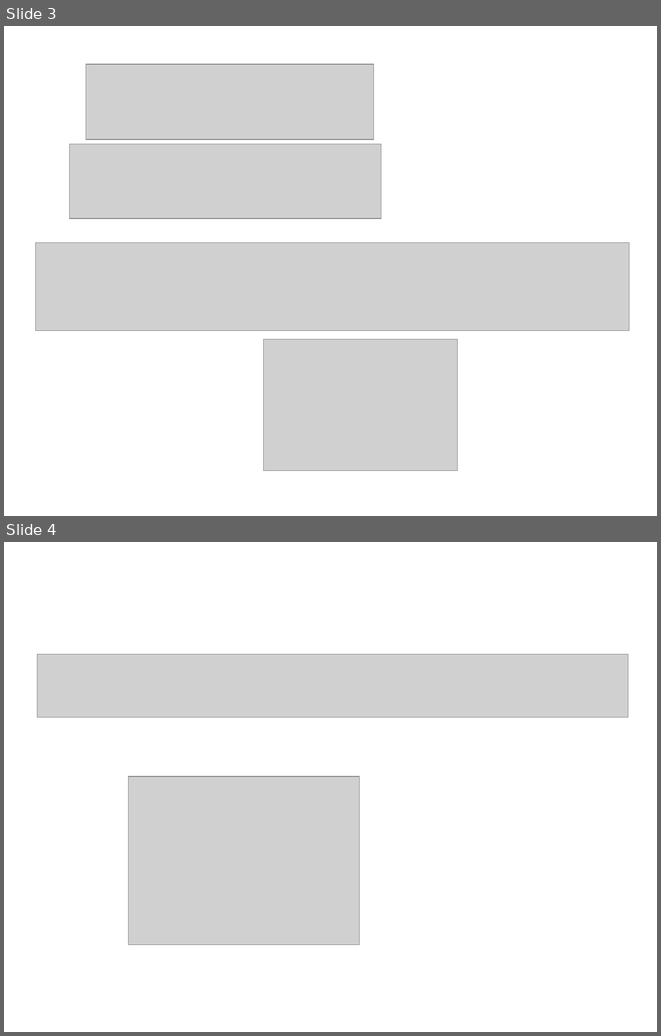
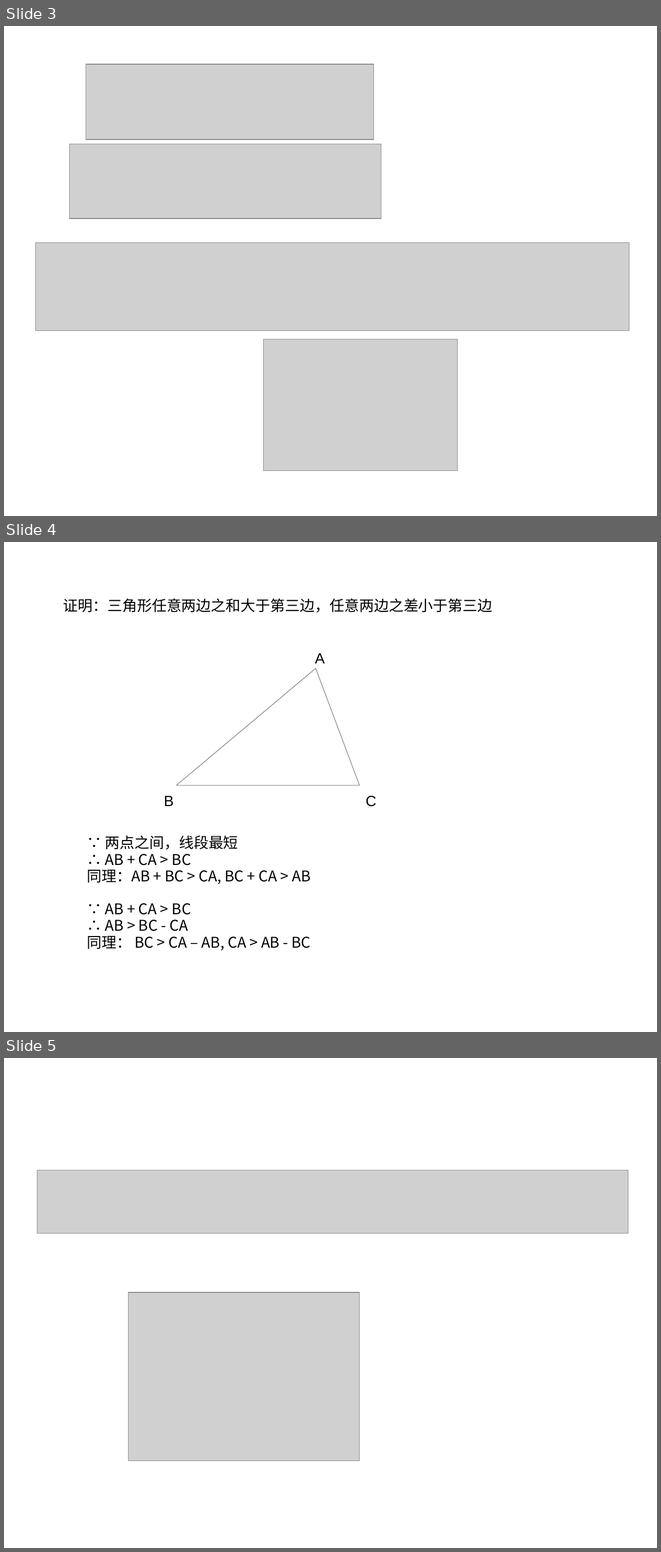
Before and after one commit to ericzhang/english-math, a slide deck: math/grade-7-下/7下数学北师大版-unit-4-三角形.ppt. Shown one above the other, each under a label of ours: slides 3 and 4 before the commit, slides 3, 4 and 5 after it. The pictures are 661x1036 and 661x1552 pixels, drawn with LibreOffice and Linux fonts; fonts in the diff are those of the drawing; grey boxes stand for pictures. Boxes give left, top, right and bottom in pixels: in the first picture for what was removed or moved away, otherwise in the second. Text is boxed around its words. In the diff, an @@ line names an element or a change of style, - is before the commit and + after.

```diff
--- a/math/grade-7-下/7下数学北师大版-unit-4-三角形.ppt
+++ b/math/grade-7-下/7下数学北师大版-unit-4-三角形.ppt
@@ slide 4 added at (4,542,657,1032), background #FFFFFF @@
@@ text added at (63,598,492,612), 18 pt, text #000000 @@
+证明：三角形任意两边之和大于第三边，任意两边之差小于第三边
@@ text added at (315,653,325,663), 18 pt, text #000000 @@
+A
@@ triangle added at (176,668,360,785), fill #FFFFFF, outline #808080 0.74 pt @@
@@ text added at (164,795,174,806), 18 pt, text #000000 @@
+B
@@ text added at (365,795,376,806), 18 pt, text #000000 @@
+C
@@ text added at (87,835,311,950), 18 pt, text #000000 @@
+∵ 两点之间，线段最短
+∴ AB + CA > BC
+同理：AB + BC > CA, BC + CA > AB
+∵ AB + CA > BC
+∴ AB > BC - CA
+同理： BC > CA – AB, CA > AB - BC
@@ what was slide 4 is now slide 5 @@
```
Also in this commit, not shown: 4 slides changed, 3 other slides added, 1 other file.
